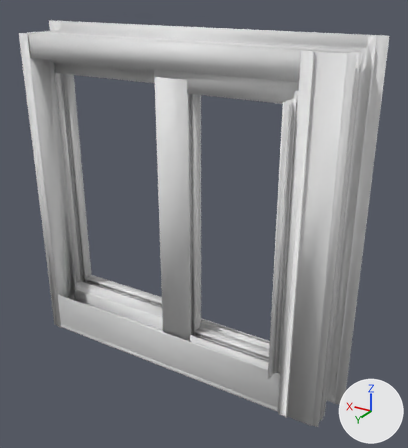
One commit to the OBJ model public/object_files/es-200.obj: the scene before it, then after it.
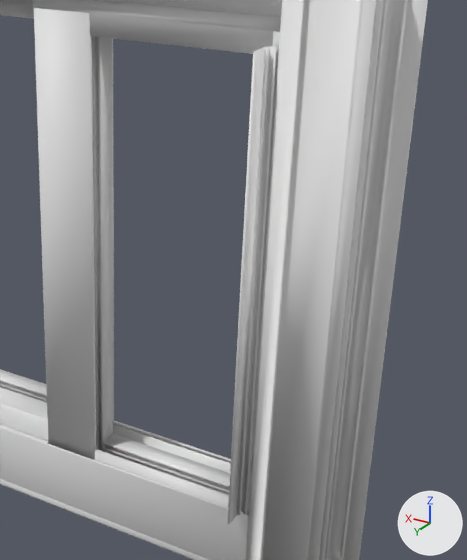
Each version is shown whole from a 50 mm camera at (-16.3, 23.95, 12.15) aimed at (-1.46, -0.77, -0.21), then close up on the part from 33% to 100% of the width and 16% to 89% of the height. Lighting does not change. The marker at lower right points along +X, +Y and +Z. Where no turn or scale is listed for an object, it has been applied to the vertices.

The first close-up shows 'Layer_A_Bottom_1_Vent_Top___Bottom_Rail_2_ESEL203', 'Layer_A_Bottom_2_Glazing_Bead_2_ESEL109', 'Layer_A_Left_1_Vent_Jamb_Stile_ESEL106', 'Layer_A_Right_1_Vent_Interlock_ESEL105', 'Layer_A_Right_2_Glazing_Bead_2_ESEL109', 'Layer_A_Top_1_Vent_Top___Bottom_Rail_1_ESEL203', 'Layer_B_Bottom_1_Glazing_Bead_2_ESEL109', 'Layer_Frame_Bottom_1_Sill_ESEL201', 'Layer_Frame_Bottom_3_Sill_Raiser_ES2011', 'Layer_Frame_Left_1_Frame_Sliding_Jamb_ESEL102', 'Layer_Frame_Top_1_Frame_Head_ESEL104', 'Layer_Rail_1_Fixed_Mtg__Rail_ESEL108A'.
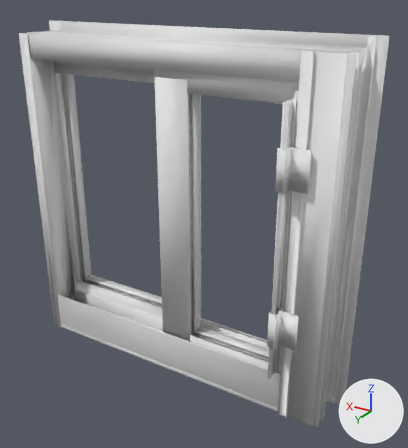
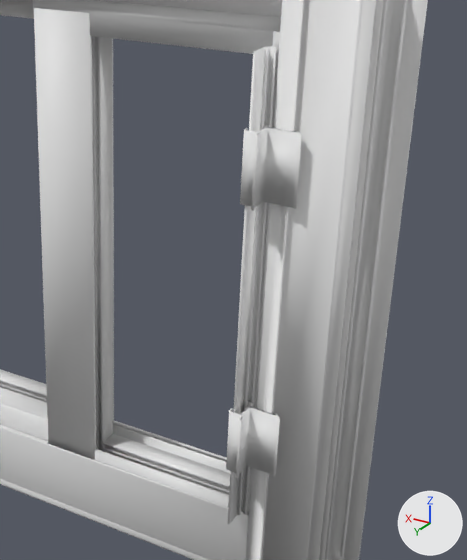
Commit message: range obj fike

The change, as a list of edits to the scene's bpy script:
```text
Add me_layer_a_left_3_vent_latch_sk084010:
    me_layer_a_left_3_vent_latch_sk084010.from_pydata(...)  # 280 vertices, 284 faces; spans x -8.1..-6.66, y 0.87..2.0, z -4.94..5.44
Add ob_layer_a_left_3_vent_latch_sk084010:
    ob_layer_a_left_3_vent_latch_sk084010 = bpy.data.objects.new('Layer_A_Left_3_Vent_Latch_SK084010', me_layer_a_left_3_vent_latch_sk084010)
    ob_layer_a_left_3_vent_latch_sk084010.location = (0.0, 0.0, 0.0)
```

Location of each change, (x1, y1, x2, y2) in pixels of the close-ups (467 x 560 px):
'Layer_A_Left_3_Vent_Latch_SK084010', added
    after: (226, 124, 302, 479)
